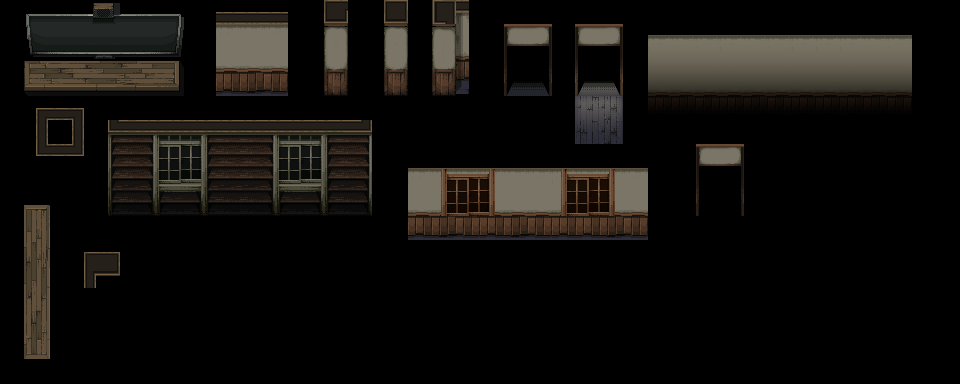
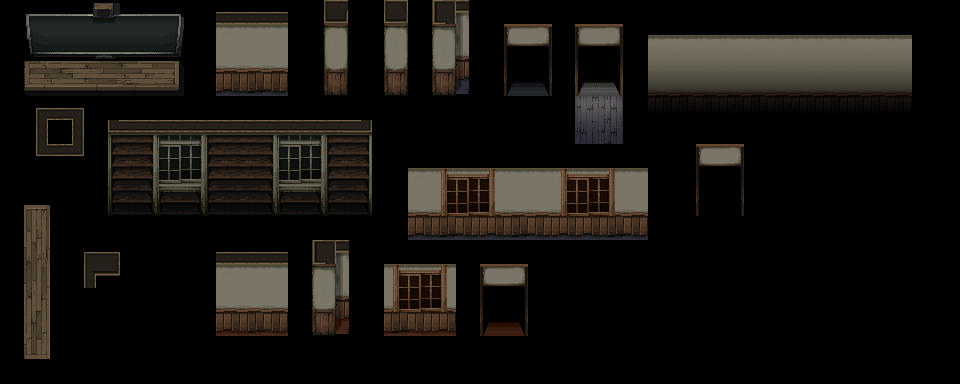
Layered file, before and after one edit (960 x 384). Changes by layer:
renamed "lower wall" to "cabinet back", painted on it over (x1=216, y1=34, x2=912, y2=336)
removed group "looking south" (4 layers) over (x1=648, y1=34, x2=912, y2=35)
removed group "upper" (3 layers) from group "looking south" over (x1=648, y1=34, x2=912, y2=35)
removed group "lower wall copy" (2 layers) from group "upper" over (x1=648, y1=34, x2=912, y2=35)
removed layer "Layer 8" (was multiply) from group "lower wall copy" over (x1=648, y1=34, x2=912, y2=35)
removed group "looking east" (7 layers) over (x1=216, y1=240, x2=528, y2=336)
removed group "looking north" (10 layers) over (x1=216, y1=240, x2=409, y2=336)
removed group "Group 1" (5 layers) from group "looking north" over (x1=216, y1=240, x2=349, y2=336)
